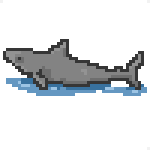
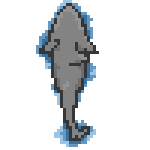
Before/after of a 150x150 layered artwork. What changed in the layer stack:
added group "shark_land_01_U.png" with 3 layers above "shark_land_01_R.png" over 36, 0, 99, 147
added layer "Layer 19" (2nd of 4, in "shark_land_01_U.png") in group "shark_land_01_U.png" over 39, 3, 99, 141
added layer "Layer 20" (2nd of 4, in "shark_land_01_U.png") in group "shark_land_01_U.png" over 36, 0, 96, 147
hid group "shark_land_01_L.png" (3 layers) over 0, 0, 150, 150
